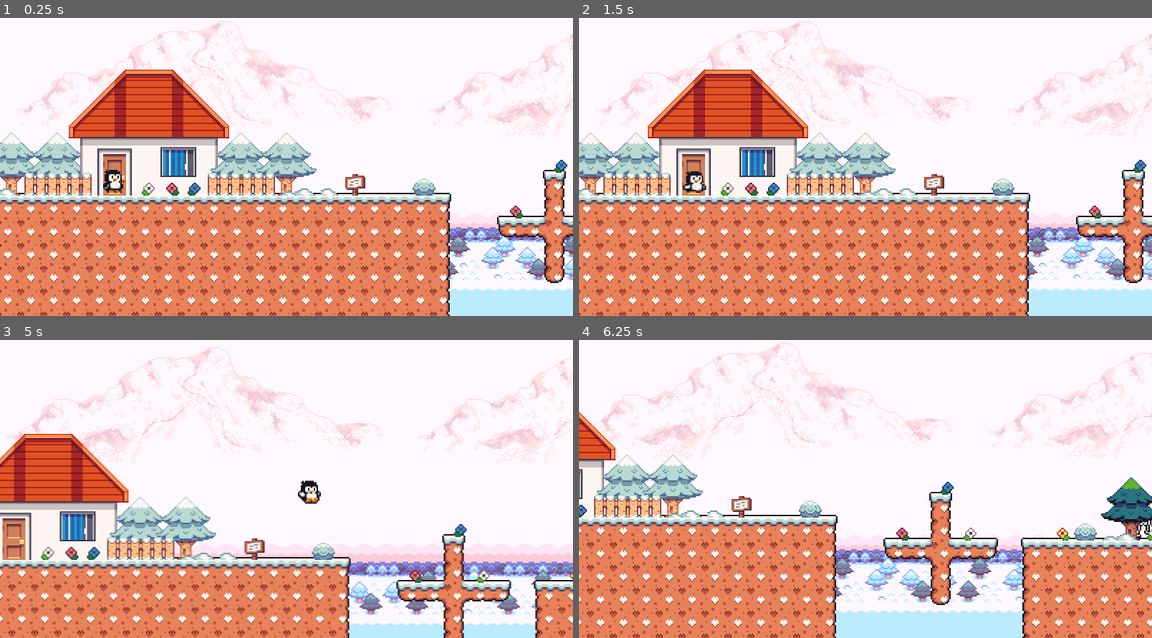
Above: before the commit, frames 1-4 (two rows, left to right).
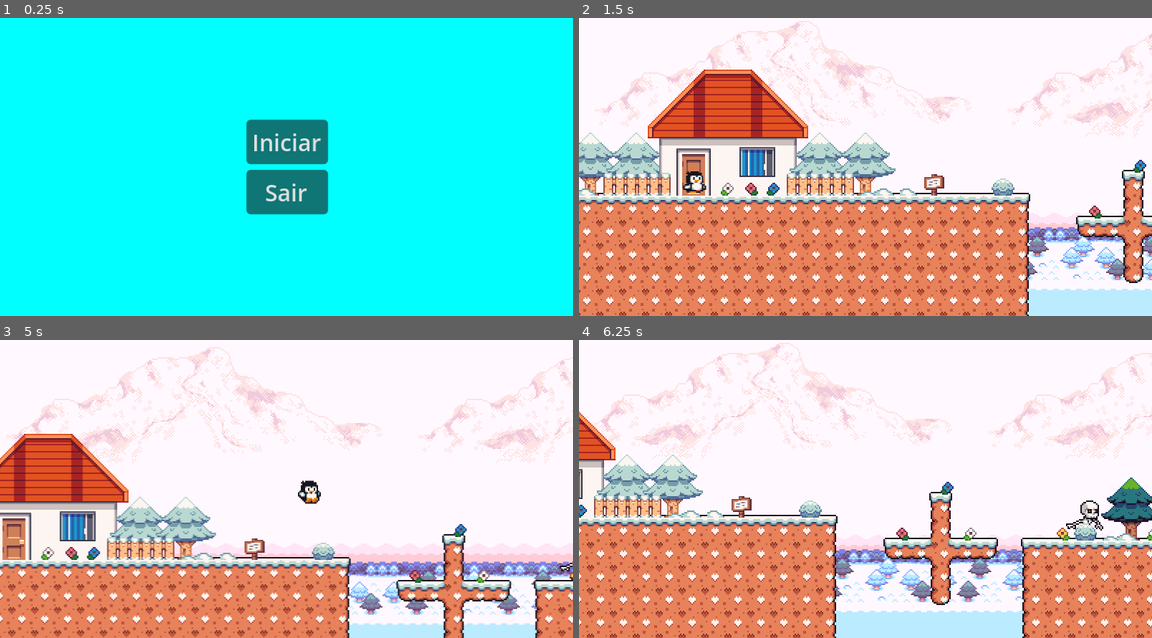
Above: after the commit, the same moments.

Repository: RayanLuca/The-darknees-of-my-thougts
Game: Godot game, scene res://scene/TelaInicial.tscn
Same seed, same stepped clock (60 frames per second), same inputs: the game is played once before the commit and once after it. Before the commit the project starts from res://scene/game.tscn.
Inputs (mouse positions are in pixels of both pictures, inside the frame that each line leads up to):
- Up to frame 1 (0.25 s): no input
- Up to frame 2 (1.5 s): click (865, 143) at 0.5 s, where only the run after the commit has a clickable "Iniciar"; hold D (right) from 1.28 s (still down); hold Down (duck) from 1.28 s (still down)
- Up to frame 3 (5 s): tap Space (jump) at 1.52, 2.27, 3.77, 4.52 s; release Down (duck) at 2.03 s; tap Down (duck) at 2.1, 3.6 s; release D (right) at 2.78 s; hold A (left) 2.78-3.53 s; hold Down (duck) 2.78-3.53 s; hold D (right) from 3.53 s (still down); hold Down (duck) from 4.28 s (still down)
- Up to frame 4 (6.25 s): release D (right) at 5.03 s; release Down (duck) at 5.03 s; hold A (left) 5.03-5.78 s; tap Down (duck) at 5.1 s; tap Space (jump) at 5.27 s; hold D (right) from 5.78 s (still down); hold Down (duck) from 5.78 s (still down)

The runs differ from the first frame. In frame 1, 100% of the frame differs, in the area x 0-100%, y 0-100%; in frame 2, nothing differs; in frame 3, less than 0.1%; in frame 4, 0.3%.

Commit message:
game bata 01

Diff:
--- /dev/null
+++ b/control.gd
@@ -0,0 +1,12 @@
+extends Control
+
+
+
+
+
+func _on_button_pressed() -> void:
+	get_tree().change_scene_to_file("res://scene/game.tscn")
+
+
+func _on_button_2_pressed() -> void:
+	get_tree().quit()
--- a/project.godot
+++ b/project.godot
@@ -11,7 +11,7 @@
 [application]
 
 config/name="The darkness of my thoughts"
-run/main_scene="uid://d3vg5kufjmqs7"
+run/main_scene="uid://4a03ge3mbjus"
 config/features=PackedStringArray("4.6", "Mobile")
 config/icon="res://icon.svg"
 
--- /dev/null
+++ b/scene/TelaInicial.tscn
@@ -0,0 +1,52 @@
+[gd_scene format=3 uid="uid://4a03ge3mbjus"]
+
+[ext_resource type="Script" uid="uid://bxnste4rkeov1" path="res://control.gd" id="1_iegen"]
+
+[node name="Control" type="Control" unique_id=787854880]
+layout_mode = 3
+anchors_preset = 15
+anchor_right = 1.0
+anchor_bottom = 1.0
+grow_horizontal = 2
+grow_vertical = 2
+script = ExtResource("1_iegen")
+
+[node name="ColorRect" type="ColorRect" parent="." unique_id=1118383220]
+layout_mode = 1
+anchors_preset = 15
+anchor_right = 1.0
+anchor_bottom = 1.0
+grow_horizontal = 2
+grow_vertical = 2
+color = Color(0, 1, 1, 1)
+
+[node name="VBoxContainer" type="VBoxContainer" parent="." unique_id=1812644951]
+layout_mode = 1
+anchors_preset = 8
+anchor_left = 0.5
+anchor_top = 0.5
+anchor_right = 0.5
+anchor_bottom = 0.5
+offset_left = -20.0
+offset_top = -20.0
+offset_right = 20.0
+offset_bottom = 20.0
+grow_horizontal = 2
+grow_vertical = 2
+
+[node name="HBoxContainer" type="HBoxContainer" parent="VBoxContainer" unique_id=1775789885]
+layout_mode = 2
+
+[node name="VBoxContainer" type="VBoxContainer" parent="VBoxContainer/HBoxContainer" unique_id=171774270]
+layout_mode = 2
+
+[node name="Button" type="Button" parent="VBoxContainer/HBoxContainer/VBoxContainer" unique_id=1732728242]
+layout_mode = 2
+text = "Iniciar"
+
+[node name="Button2" type="Button" parent="VBoxContainer/HBoxContainer/VBoxContainer" unique_id=168306565]
+layout_mode = 2
+text = "Sair"
+
+[connection signal="pressed" from="VBoxContainer/HBoxContainer/VBoxContainer/Button" to="." method="_on_button_pressed"]
+[connection signal="pressed" from="VBoxContainer/HBoxContainer/VBoxContainer/Button2" to="." method="_on_button_2_pressed"]
--- a/scene/forest.tscn
+++ b/scene/forest.tscn
@@ -91,7 +91,7 @@
 position = Vector2(6, 31)
 
 [node name="Player" parent="." unique_id=1989633027 instance=ExtResource("1_e2knd")]
-position = Vector2(39, 176)
+position = Vector2(32, 174)
 
 [node name="Terain" type="TileMapLayer" parent="." unique_id=840396423]
 position = Vector2(-1, 200)
@@ -192,6 +192,7 @@
 
 [node name="LevelEnd" parent="." unique_id=451027808 instance=ExtResource("12_64es3")]
 position = Vector2(3421, -45)
+next_level = "TelaInicial"
 
 [node name="limit" parent="." unique_id=841681097 instance=ExtResource("14_ja8kk")]
 position = Vector2(-11, 1)
--- a/scripts/osso_do_pedrinho.gd
+++ b/scripts/osso_do_pedrinho.gd
@@ -2,7 +2,7 @@
 
 @onready var animated_sprite_2d: AnimatedSprite2D = $AnimatedSprite2D
 
-var speed = 60
+var speed = 80
 var direction = 1
 
 func _process(delta: float) -> void:
Not shown, added: control.gd.uid
Not shown, added: export_presets.cfg
Not shown, added: Game/The darkness of my thoughts.console.exe
Not shown, added: Game/The darkness of my thoughts.exe
Not shown, added: Game/The darkness of my thoughts.pck
